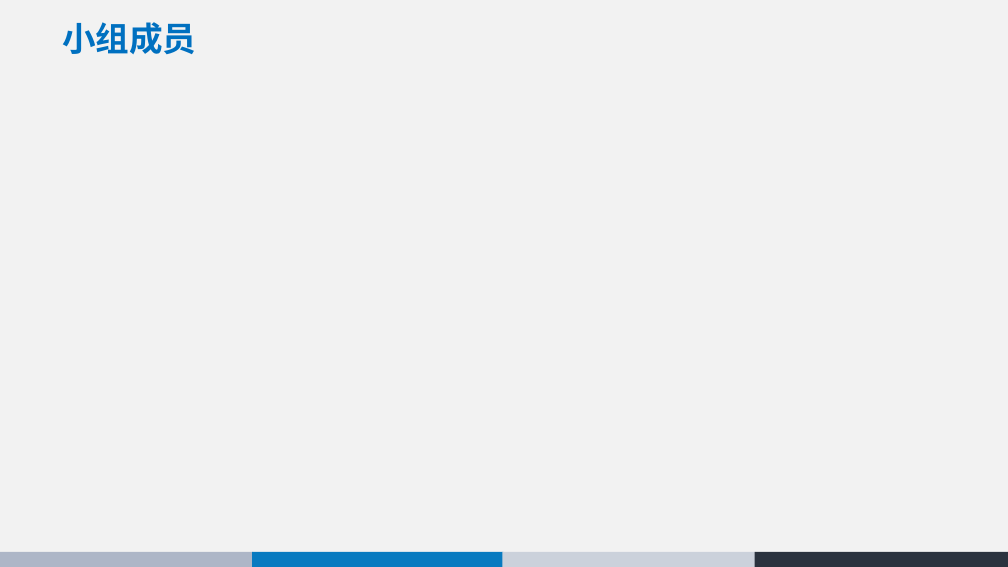
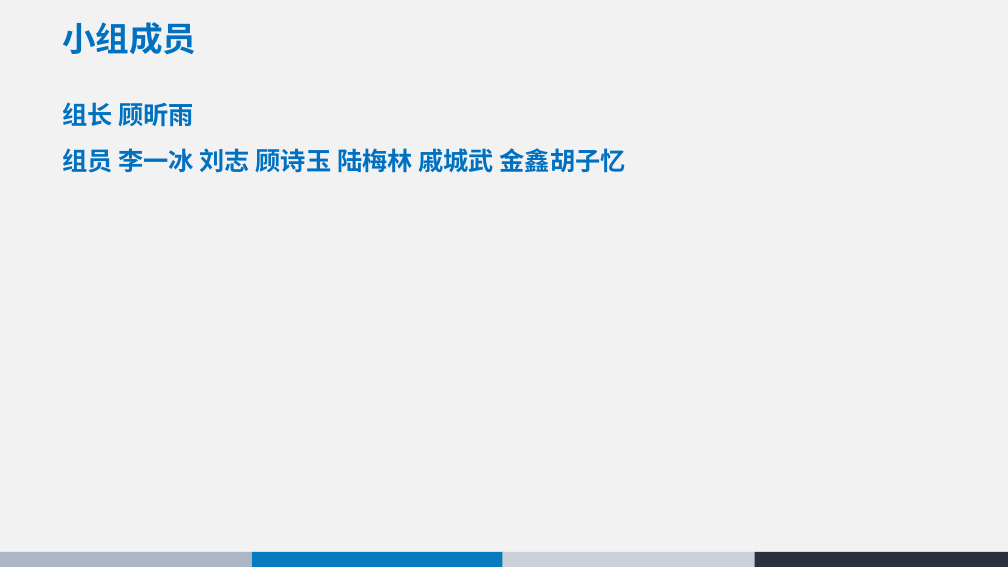
Before and after one commit to 74237423/Architecture, a slide deck: slide 5 of 同城互助系统 - 体系结构设计.pptx. Drawn at 1008x567 pixels with LibreOffice and Linux fonts; fonts in the diff are those of the drawing. Boxes give left, top, right and bottom in pixels: in the first picture for what was removed or moved away, otherwise in the second. Text is boxed around its words. In the diff, an @@ line names an element or a change of style, - is before the commit and + after.

```diff
--- a/同城互助系统 - 体系结构设计.pptx
+++ b/同城互助系统 - 体系结构设计.pptx
@@ text added at (x1=62, y1=102, x2=626, y2=173), 24 pt, text #0070C0, bold @@
+组长 顾昕雨
+组员 李一冰 刘志 顾诗玉 陆梅林 戚城武 金鑫胡子忆
```
Also in this commit, not shown: 1 other slide changed, 2 slides added.
